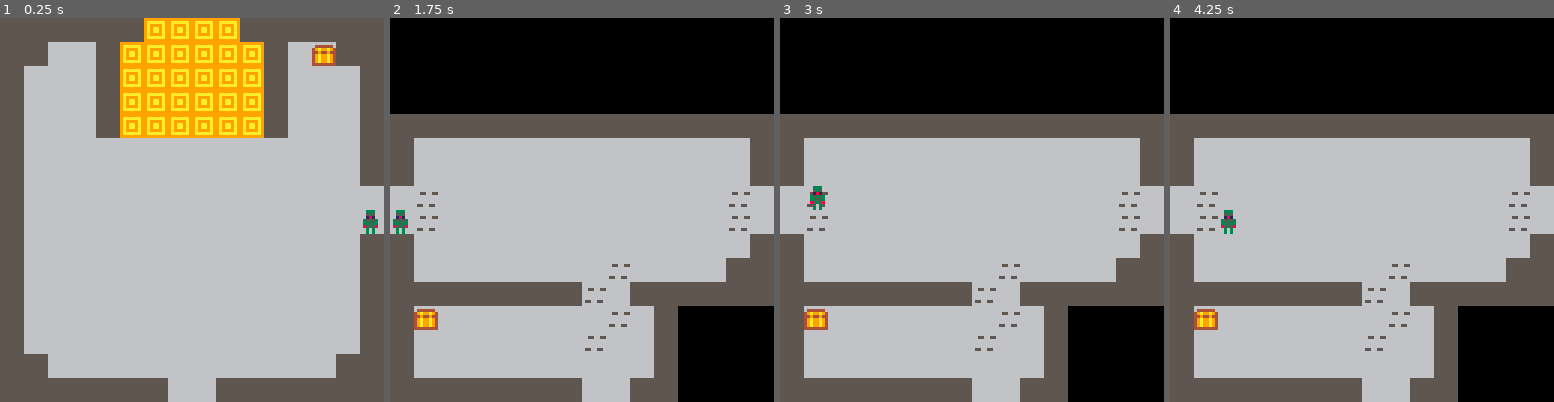
Above: before the commit, frames 1-4 (left to right).
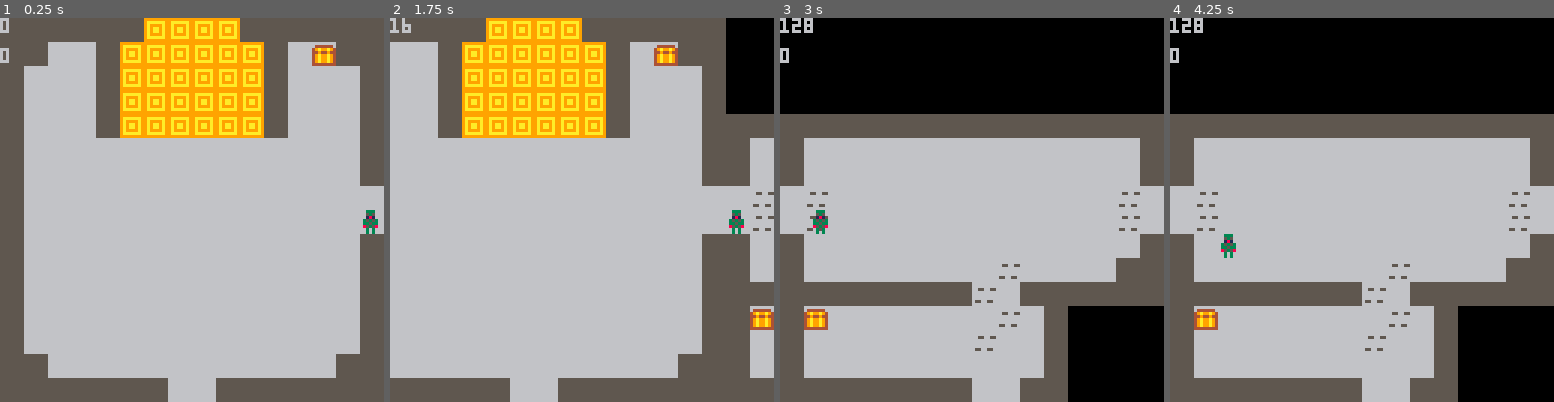
Above: after the commit, the same moments.

Repository: rledford/pico-door
Game: PICO-8 cartridge door.p8
Two runs of this game, one before a commit and one after it. Both use one fixed random seed, a clock stepped at 60 frames per second and the inputs below.
Inputs:
- Up to frame 1 (0.25 s): no input
- Up to frame 2 (1.75 s): tap X (X key) at 0.33, 1.07 s; tap O (Z key) at 0.7, 1.7 s; hold Right from 1.6 s (still down)
- Up to frame 3 (3 s): tap X (X key) at 1.85, 2.97 s; release Right at 2.1 s; tap O (Z key) at 2.1, 2.5, 2.9 s; hold Up 2.15-2.42 s; hold Right from 2.47 s (still down)
- Up to frame 4 (4.25 s): release Right at 3.03 s; hold Left 3.08-3.58 s; tap O (Z key) at 3.3, 3.7, 4.1 s; hold Down 3.63-3.97 s; hold Right from 4.02 s (still down); tap X (X key) at 4.08 s

The runs differ from the first frame. In frame 1, 0.1% of the frame differs, in the area x 0-3%, y 0-12%; in frame 2, 48%, in the area x 0-100%, y 0-100%; in frame 3, 0.6%; in frame 4, 0.6%.

Commit message:
feat: Separate update methods. Add room transition methods.

Diff:
--- a/door.p8
+++ b/door.p8
@@ -7,7 +7,10 @@
 -------------
 
 room = {x=0,y=0}
+camera_pos = {x=0,y=0}
+camera_spd = 4
 objects = {}
+transition_objects = {}
 types = {}
 
 k_left = 0
@@ -15,49 +18,66 @@
 k_up = 2
 k_down = 3
 k_shoot = 4
-transition_room = false
+is_room_transition = false
+debug_hitbox=false
+
+update_fn = function()
+end
 
 -- entry point --
 -----------------
 
 function _init()
 	cls()
-	plr = init_object(player, 120, 64)
+	player = init_object(player_type, 120, 64)
+	update_fn = game_update
 end
 
 function _update60()
-	foreach(objects,function(obj)
-		obj.move()
-		if obj.type.update~=nil then
-			obj.type.update(obj)
-		end
-	end)
+
 end
 
 function _draw()
 	cls()
-	camera(room.x * 16 * 8, room.y * 16 * 8)
+	update_fn()
 	map()
 	foreach(objects,function(obj)
 		draw_object(obj)
 	end)
+	print(camera_pos.x, camera_pos.x, 0)
+	print(camera_pos.y, camera_pos.x, 10)
+end
+
+-- game update --
+-----------------
+
+function game_update()
+	foreach(objects,function(obj)
+		if obj.type.update~=nil then
+			obj.type.update(obj)
+		end
+		obj.move()
+	end)
 end
 
 -- player --
 ------------
 
-player = {
+player_type = {
 	init=function(this)
 		this.tile = 32
 		this.fire_rate=20 -- shoot every {fire_rate} ticks
 		this.fire_ticks=0
 		this.reload_rate=30 -- reload in {reloat_rate} ticks
 		this.reload_ticks=0
-		this.hitbox={2,2,4,4}
+		this.hitbox={x=1,y=2,w=4,h=4}
 		this.target=nil
 		this.spr = this.tile
 	end,
 	update=function(this)
+		if is_room_transition then
+			return
+		end
 		local dx = 0
 		local dy = 0
 		if btnp(k_left) then
@@ -77,11 +97,32 @@
 				add(this.moves, {x=dx,y=dy})
 			end
 		end
+		if this.target == nil then
+			find_player_target(this)
+		end
 	end,
 	draw=function(this)
 		spr(this.spr,this.x,this.y,1,1)
+		if this.target ~= nil then
+			spr(20, this.target.x, this.target.y)
+		end
+	end,
+	find_target=function(this)
+
 	end
 }
+
+function find_player_target(obj)
+	local other = nil
+		for i=1,count(objects) do
+			other = objects[i]
+			if obj ~= other then
+				-- prioritize enemy over doors
+				obj.target = other
+				return
+			end
+		end
+end
 
 -- object functions --
 ----------------------
@@ -132,22 +173,18 @@
 		end
 		if obj.x == dest.x and obj.y == dest.y then
 			del(obj.moves, dest)
-			transition_room = false
-		end
-
-		if type == player and not transition_room then
-			if obj.x + 8 > room.x * 128 + 128 then
-				room.x += 1
-				transition_room = true
-			elseif obj.x < room.x * 128 then
-				room.x -= 1
-				transition_room = true
-			elseif obj.y + 8 > room.y * 128 + 128 then
-				room.y += 1
-				transition_room = true
-			elseif obj.y < room.y * 128 then
-				room.y -= 1
-				transition_room = true
+		end
+
+		-- TODO: try not to depend on is_room_transition
+		if type == player_type and not is_room_transition then
+			if obj.x + 4 > room.x * 128 + 128 then
+				start_room_transition(room.x + 1, room.y)
+			elseif obj.x + 4 < room.x * 128 then
+				start_room_transition(room.x - 1, room.y)
+			elseif obj.y + 4 > room.y * 128 + 128 then
+				start_room_transition(room.x, room.y + 1)
+			elseif obj.y + 4 < room.y * 128 then
+				start_room_transition(room.x, room.y - 1)
 			end
 		end
 	end
@@ -187,14 +224,54 @@
 	elseif obj.spr > 0 then
 		spr(obj.spr, obj.x, obj.y, 1, 1)
 	end
+	if debug_hitbox then
+		rect(obj.x+obj.hitbox.x,obj.y+obj.hitbox.y,obj.x+obj.hitbox.x+obj.hitbox.w,obj.y+obj.hitbox.y+obj.hitbox.h,8)
+	end
 end
 
 -- rooms --
 -----------
 
-function load_room(x,y)
-	room.x = x
-	room.y = y
+function start_room_transition(x_index,y_index)
+	if x_index == room.x and y_index == room.y then
+		return
+	end
+	is_room_transition = true
+	room.x = x_index
+	room.y = y_index
+	update_fn = update_room_transition
+	-- load next room
+end
+
+function update_room_transition()
+	player.move()
+	local diffx = room.x * 8 * 16 - camera_pos.x
+	local diffy = room.y * 8 * 16 - camera_pos.y
+
+	if diffx ~= 0 then
+		camera_pos.x += camera_spd * sign(diffx)
+	end
+	if diffy ~= 0 then
+		camera_pos.y += camera_spd * sign(diffy)
+	end
+
+	is_room_transition = diffx ~= 0 or diffy ~= 0
+	camera(camera_pos.x, camera_pos.y)
+
+	if not is_room_transition then
+		end_room_transition()
+	end
+end
+
+function end_room_transition()
+	update_fn = game_update
+end
+
+-- utils --
+-----------
+
+function sign(v)
+	return v > 0 and 1 or -1
 end
 __gfx__
 00000000555555556666666644444444111111119999999900000000000000000000000000000000000000000000000000000000000000006666666669a99a96
